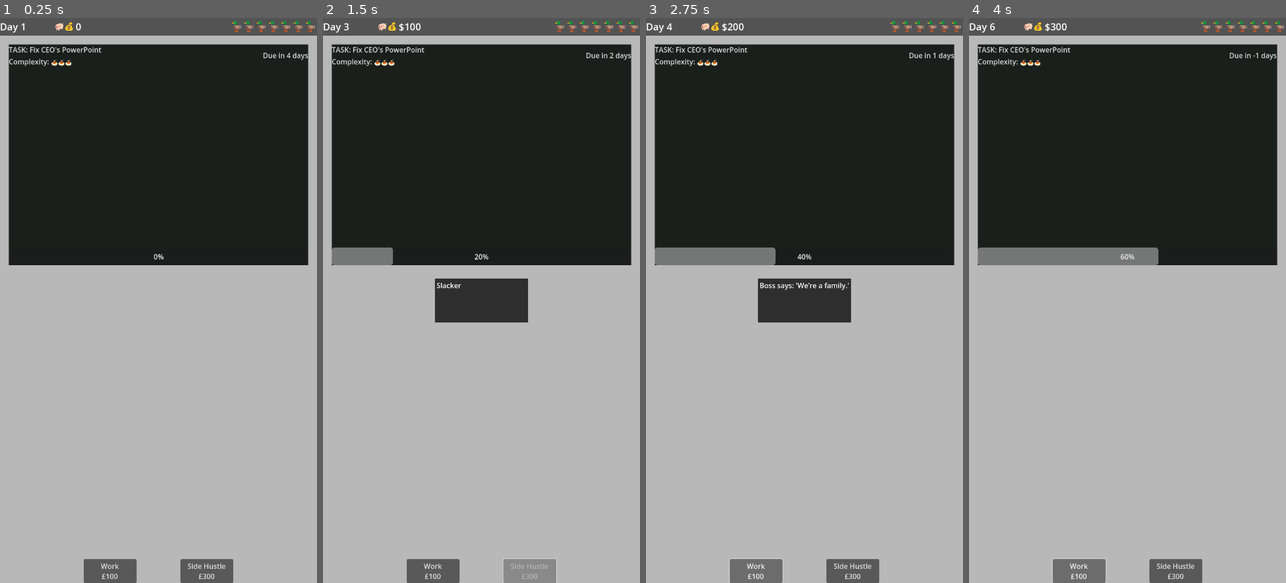
Above: before the commit, frames 1-4 (left to right).
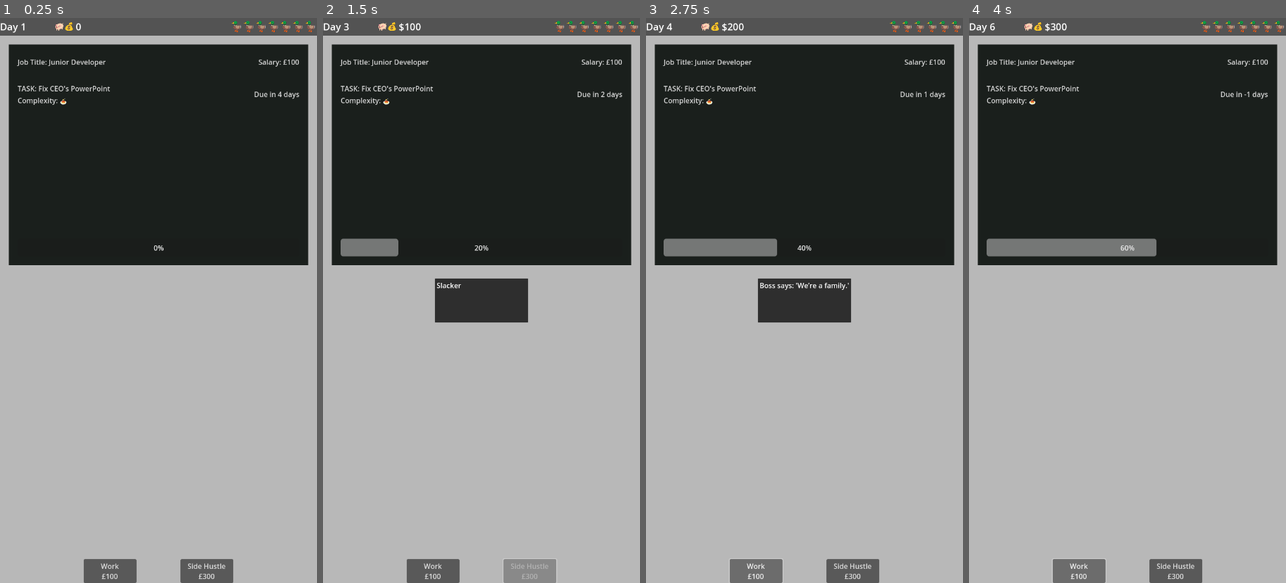
Above: after the commit, the same moments.

Repository: lmchoi/alt-f-this
Game: Godot game, scene res://scenes/game_ui.tscn
Same seed, same stepped clock (60 frames per second), same inputs: the game is played once before the commit and once after it.
Inputs:
- Up to frame 1 (0.25 s): no input
- Up to frame 2 (1.5 s): click "Work £100" at 0.5 s; click "Side Hustle £300" at 1.25 s
- Up to frame 3 (2.75 s): click "Work £100" at 2 s
- Up to frame 4 (4 s): click "Side Hustle £300" at 2.75 s; click "Work £100" at 3.5 s

The runs differ from the first frame. In frame 1, 0.8% of the frame differs, in the area x 2-98%, y 5-43%; in frame 2, 1.5%; in frame 3, 2.1%; in frame 4, 2.7%, in the area x 2-98%, y 5-44%.

Commit message:
Add job title and salary to screen

Diff:
--- a/scenes/game_ui.tscn
+++ b/scenes/game_ui.tscn
@@ -85,19 +85,46 @@
 layout_mode = 2
 color = Color(0.101961, 0.121569, 0.109804, 1)
 
-[node name="Container" type="VBoxContainer" parent="VBoxContainer/MarginContainer/TaskPanel"]
+[node name="MarginContainer" type="MarginContainer" parent="VBoxContainer/MarginContainer/TaskPanel"]
+layout_mode = 2
+theme_override_constants/margin_left = 20
+theme_override_constants/margin_top = 20
+theme_override_constants/margin_right = 20
+theme_override_constants/margin_bottom = 20
+
+[node name="Container" type="VBoxContainer" parent="VBoxContainer/MarginContainer/TaskPanel/MarginContainer"]
 layout_mode = 2
 
-[node name="HBoxContainer" type="HBoxContainer" parent="VBoxContainer/MarginContainer/TaskPanel/Container"]
+[node name="JobContainer" type="HBoxContainer" parent="VBoxContainer/MarginContainer/TaskPanel/MarginContainer/Container"]
+custom_minimum_size = Vector2(0, 40)
+layout_mode = 2
+
+[node name="JobTitleLabel" type="Label" parent="VBoxContainer/MarginContainer/TaskPanel/MarginContainer/Container/JobContainer"]
+layout_mode = 2
+size_flags_horizontal = 3
+theme_override_colors/font_color = Color(0.847059, 0.847059, 0.847059, 1)
+text = "Job Title: Junior Developer"
+
+[node name="SalaryLabel" type="Label" parent="VBoxContainer/MarginContainer/TaskPanel/MarginContainer/Container/JobContainer"]
+layout_mode = 2
+theme_override_colors/font_color = Color(0.847059, 0.847059, 0.847059, 1)
+text = "Salary: £100"
+
+[node name="HSeparator" type="HSeparator" parent="VBoxContainer/MarginContainer/TaskPanel/MarginContainer/Container"]
+modulate = Color(1, 1, 1, 0)
+custom_minimum_size = Vector2(0, 20)
+layout_mode = 2
+
+[node name="HBoxContainer" type="HBoxContainer" parent="VBoxContainer/MarginContainer/TaskPanel/MarginContainer/Container"]
 custom_minimum_size = Vector2(0, 40)
 layout_direction = 2
 layout_mode = 2
 size_flags_vertical = 2
 
-[node name="TaskInfo" type="VBoxContainer" parent="VBoxContainer/MarginContainer/TaskPanel/Container/HBoxContainer"]
+[node name="TaskInfo" type="VBoxContainer" parent="VBoxContainer/MarginContainer/TaskPanel/MarginContainer/Container/HBoxContainer"]
 layout_mode = 2
 
-[node name="TaskLabel" type="Label" parent="VBoxContainer/MarginContainer/TaskPanel/Container/HBoxContainer/TaskInfo"]
+[node name="TaskLabel" type="Label" parent="VBoxContainer/MarginContainer/TaskPanel/MarginContainer/Container/HBoxContainer/TaskInfo"]
 unique_name_in_owner = true
 layout_mode = 2
 size_flags_horizontal = 0
@@ -105,12 +132,12 @@
 theme_override_colors/font_outline_color = Color(1, 1, 1, 1)
 text = "TASK: Fix CEO's PowerPoint"
 
-[node name="ComplexityLabel" type="Label" parent="VBoxContainer/MarginContainer/TaskPanel/Container/HBoxContainer/TaskInfo"]
+[node name="ComplexityLabel" type="Label" parent="VBoxContainer/MarginContainer/TaskPanel/MarginContainer/Container/HBoxContainer/TaskInfo"]
 layout_mode = 2
 theme_override_colors/font_color = Color(0.847059, 0.847059, 0.847059, 1)
-text = "Complexity: 🍝🍝🍝"
+text = "Complexity: 🍝"
 
-[node name="DeadlineLabel" type="Label" parent="VBoxContainer/MarginContainer/TaskPanel/Container/HBoxContainer"]
+[node name="DeadlineLabel" type="Label" parent="VBoxContainer/MarginContainer/TaskPanel/MarginContainer/Container/HBoxContainer"]
 unique_name_in_owner = true
 layout_mode = 2
 size_flags_horizontal = 3
@@ -119,7 +146,7 @@
 text = "Due in 5 days"
 horizontal_alignment = 2
 
-[node name="ProgressBar" type="ProgressBar" parent="VBoxContainer/MarginContainer/TaskPanel/Container"]
+[node name="ProgressBar" type="ProgressBar" parent="VBoxContainer/MarginContainer/TaskPanel/MarginContainer/Container"]
 unique_name_in_owner = true
 custom_minimum_size = Vector2(0, 40)
 layout_mode = 2
